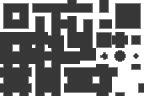
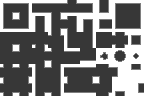
Revision of a layered 144×96 image; what changed, layer by layer:
painted on "Layer 3" over [31, 4, 125, 96]
